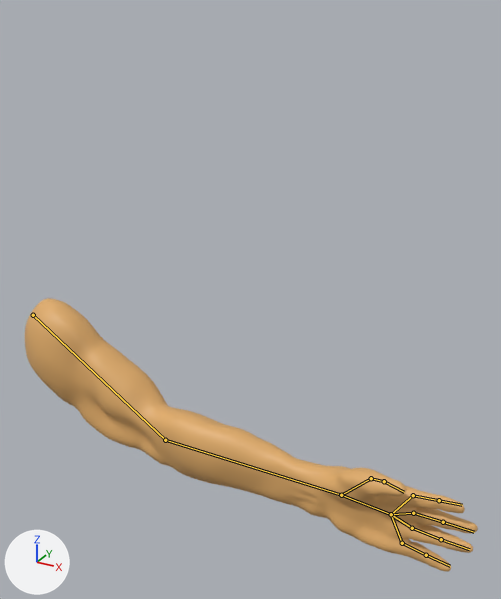
Renders of the FBX model Assets/Art/Models/Player/PlayerHandL.fbx from each side of a commit.
The view is the same before and after, from a camera (50 mm lens) standing at (0.95, -0.861, 0.564) and looking at (0.481, -0.008, 0.138). Lighting does not change. The marker at lower left points along +X, +Y and +Z. The first picture is the older version. The bones that change, and the others that lie on the model, are drawn over the model as lines.

In view in the first picture: 'Hand 4 Links'.
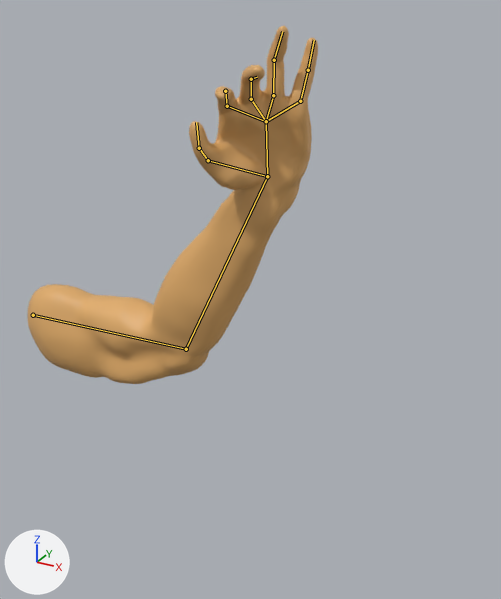
The newer file adds an action. The first version stands in its rest pose; the second is drawn at frame 47 of the action 'ArmatureHand4Links|Wurf'.

Diff of the bpy script that builds the scene:
```diff
--- a/Assets/Art/Models/Player/PlayerHandL.fbx.py
+++ b/Assets/Art/Models/Player/PlayerHandL.fbx.py
@@ bone_bone @@
 bone_bone = bpy.data.objects['ArmatureHand4Links'].pose.bones['Bone']
-bone_bone.rotation_quaternion = (1.0, 0.0, 0.0, 0.0)  # degrees (0, 0, 0)
+bone_bone.rotation_quaternion = (0.953, 0.302, 0.002, -0.001)  # degrees (35, 0, 0)
@@ bone_bone_001 @@
 bone_bone_001 = bpy.data.objects['ArmatureHand4Links'].pose.bones['Bone.001']  # child of 'Bone'
-bone_bone_001.rotation_quaternion = (1.0, 0.0, 0.0, 0.0)  # degrees (0, 0, 0)
+bone_bone_001.rotation_quaternion = (0.979, 0.202, -0.023, 0.004)  # degrees (23, -3, 0)
@@ bone_bone_002 @@
 bone_bone_002 = bpy.data.objects['ArmatureHand4Links'].pose.bones['Bone.002']  # child of 'Bone.001'
-bone_bone_002.rotation_quaternion = (1.0, 0.0, 0.0, 0.0)  # degrees (0, 0, 0)
+bone_bone_002.rotation_quaternion = (0.888, 0.276, 0.365, -0.05)  # degrees (38, 43, 9)
@@ bone_bone_016 @@
 bone_bone_016 = bpy.data.objects['ArmatureHand4Links'].pose.bones['Bone.016']  # child of 'Bone.003'
-bone_bone_016.rotation_quaternion = (1.0, 0.0, 0.0, 0.0)  # degrees (0, 0, 0)
+bone_bone_016.rotation_quaternion = (0.94, -0.063, -0.269, 0.199)  # degrees (-15, -29, 28)
@@ bone_bone_017 @@
 bone_bone_017 = bpy.data.objects['ArmatureHand4Links'].pose.bones['Bone.017']  # child of 'Bone.016'
-bone_bone_017.rotation_quaternion = (1.0, 0.0, 0.0, 0.0)  # degrees (0, 0, 0)
+bone_bone_017.rotation_quaternion = (0.997, -0.002, -0.011, -0.077)  # degrees (0, -1, -9)
@@ bone_bone_014 @@
 bone_bone_014 = bpy.data.objects['ArmatureHand4Links'].pose.bones['Bone.014']  # child of 'Bone.004'
-bone_bone_014.rotation_quaternion = (1.0, 0.0, 0.0, 0.0)  # degrees (0, 0, 0)
+bone_bone_014.rotation_quaternion = (0.975, -0.011, -0.208, 0.077)  # degrees (-3, -24, 10)
@@ bone_bone_015 @@
 bone_bone_015 = bpy.data.objects['ArmatureHand4Links'].pose.bones['Bone.015']  # child of 'Bone.014'
-bone_bone_015.rotation_quaternion = (1.0, 0.0, 0.0, 0.0)  # degrees (0, 0, 0)
+bone_bone_015.rotation_quaternion = (0.961, -0.21, -0.069, -0.166)  # degrees (-23, -12, -17)
@@ bone_bone_012 @@
 bone_bone_012 = bpy.data.objects['ArmatureHand4Links'].pose.bones['Bone.012']  # child of 'Bone.005'
-bone_bone_012.rotation_quaternion = (1.0, 0.0, 0.0, 0.0)  # degrees (0, 0, 0)
+bone_bone_012.rotation_quaternion = (0.95, -0.05, -0.113, -0.287)  # degrees (-2, -14, -33)
@@ bone_bone_013 @@
 bone_bone_013 = bpy.data.objects['ArmatureHand4Links'].pose.bones['Bone.013']  # child of 'Bone.012'
-bone_bone_013.rotation_quaternion = (1.0, 0.0, 0.0, 0.0)  # degrees (0, 0, 0)
+bone_bone_013.rotation_quaternion = (0.951, -0.125, -0.128, -0.25)  # degrees (-11, -18, -28)
@@ bone_bone_010 @@
 bone_bone_010 = bpy.data.objects['ArmatureHand4Links'].pose.bones['Bone.010']  # child of 'Bone.006'
-bone_bone_010.rotation_quaternion = (1.0, 0.0, 0.0, 0.0)  # degrees (0, 0, 0)
+bone_bone_010.rotation_quaternion = (0.929, -0.099, -0.164, -0.318)  # degrees (-5, -22, -37)
@@ bone_bone_011 @@
 bone_bone_011 = bpy.data.objects['ArmatureHand4Links'].pose.bones['Bone.011']  # child of 'Bone.010'
-bone_bone_011.rotation_quaternion = (1.0, 0.0, 0.0, 0.0)  # degrees (0, 0, 0)
+bone_bone_011.rotation_quaternion = (0.964, -0.056, -0.105, -0.239)  # degrees (-3, -13, -27)
@@ bone_bone_007 @@
 bone_bone_007 = bpy.data.objects['ArmatureHand4Links'].pose.bones['Bone.007']  # child of 'Bone.001'
-bone_bone_007.rotation_quaternion = (1.0, 0.0, 0.0, 0.0)  # degrees (0, 0, 0)
+bone_bone_007.rotation_quaternion = (0.774, 0.366, 0.482, -0.184)  # degrees (56, 62, 8)
@@ bone_bone_008 @@
 bone_bone_008 = bpy.data.objects['ArmatureHand4Links'].pose.bones['Bone.008']  # child of 'Bone.007'
-bone_bone_008.rotation_quaternion = (1.0, 0.0, 0.0, 0.0)  # degrees (0, 0, 0)
+bone_bone_008.rotation_quaternion = (0.98, 0.002, -0.122, -0.158)  # degrees (3, -14, -19)
@@ bone_bone_009 @@
 bone_bone_009 = bpy.data.objects['ArmatureHand4Links'].pose.bones['Bone.009']  # child of 'Bone.008'
-bone_bone_009.rotation_quaternion = (1.0, 0.0, 0.0, 0.0)  # degrees (0, 0, 0)
+bone_bone_009.rotation_quaternion = (0.98, -0.114, -0.149, 0.06)  # degrees (-15, -16, 9)
```

Location of each change, [x1, y1, x2, y2] in pixels of the pictures (501 x 599 px):
'Hand 4 Links', posed (36% narrower, 31% taller)
    before: [25, 298, 478, 572]
    after: [28, 26, 318, 384]
bone 'Bone', root to tip
    before: (33, 315) to (165, 440)
    after: (33, 315) to (186, 349)
bone 'Bone.001', root to tip
    before: (165, 440) to (341, 495)
    after: (186, 349) to (267, 176)
bone 'Bone.002', root to tip
    before: (341, 495) to (391, 514)
    after: (267, 176) to (266, 121)
bone 'Bone.016', root to tip
    before: (402, 543) to (426, 555)
    after: (300, 101) to (308, 70)
bone 'Bone.017', root to tip
    before: (426, 555) to (450, 566)
    after: (308, 70) to (314, 40)
bone 'Bone.014', root to tip
    before: (412, 528) to (441, 539)
    after: (273, 95) to (274, 60)
bone 'Bone.015', root to tip
    before: (441, 539) to (469, 549)
    after: (274, 60) to (282, 31)
bone 'Bone.012', root to tip
    before: (413, 513) to (443, 522)
    after: (251, 99) to (251, 79)
bone 'Bone.013', root to tip
    before: (443, 522) to (474, 532)
    after: (251, 79) to (257, 77)
bone 'Bone.010', root to tip
    before: (413, 495) to (439, 500)
    after: (227, 106) to (225, 91)
bone 'Bone.011', root to tip
    before: (439, 500) to (462, 505)
    after: (225, 91) to (223, 91)
bone 'Bone.007', root to tip
    before: (341, 495) to (371, 478)
    after: (267, 176) to (208, 160)
bone 'Bone.008', root to tip
    before: (371, 478) to (384, 481)
    after: (208, 160) to (199, 148)
bone 'Bone.009', root to tip
    before: (384, 481) to (404, 492)
    after: (199, 148) to (196, 122)
